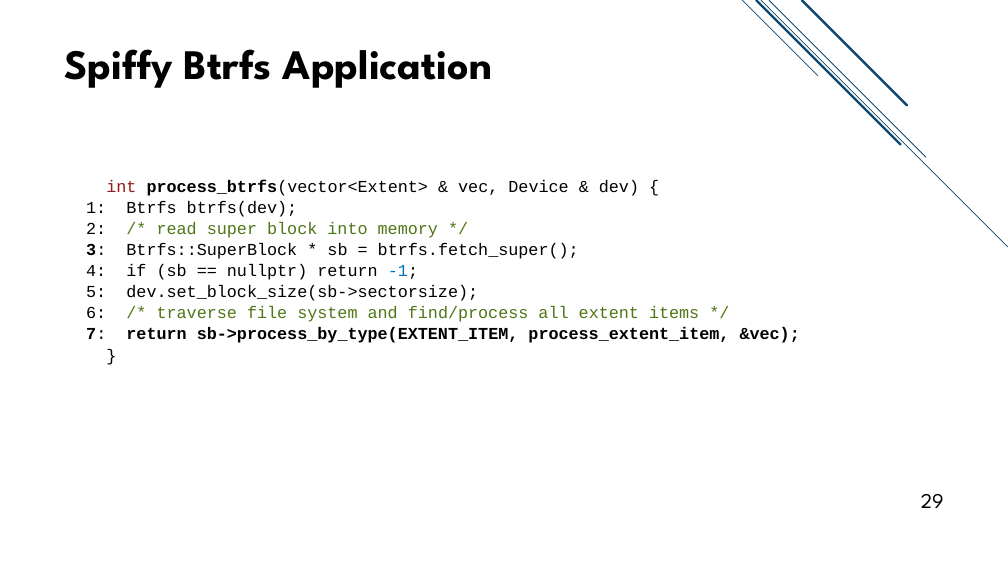
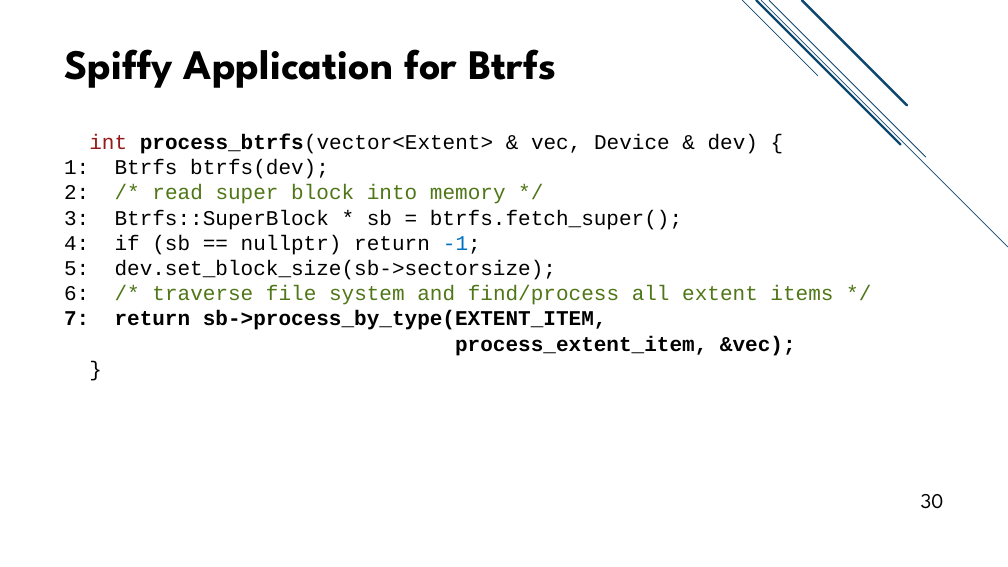
Before and after one commit to jacksun007/spiffy-paper, a slide deck: slide 30 of talk/spiffy_talk.pptx (slide 29 before the commit). Drawn at 1008x567 pixels with LibreOffice and Linux fonts; fonts in the diff are those of the drawing. Boxes give left, top, right and bottom in pixels: in the first picture for what was removed or moved away, otherwise in the second. Text is boxed around its words. In the diff, an @@ line names an element or a change of style, - is before the commit and + after.

Commit message:
updated slides to increase code font size and unify look of graphics

```diff
--- a/talk/spiffy_talk.pptx
+++ b/talk/spiffy_talk.pptx
@@ title at box(64, 49, 556, 88): text changed @@
-Spiffy Btrfs Application
+Spiffy Application for Btrfs
@@ text "int process_btrfs(vector<Extent> & vec, Device ...": place and size @@
-text "int process_btrfs(vector<Extent> & vec, Device ..." at box(86, 180, 800, 343)
+text "int process_btrfs(vector<Extent> & vec, Device ..." at box(64, 134, 833, 356)
@@ text "int process_btrfs(vector<Extent> & vec, Device ..." at box(64, 134, 833, 356): size 16 to 20 pt; bold off in "3:"; bold on in "7:"; line spacing 20pt to 1 @@
@@ page number at box(921, 494, 944, 509): text changed @@
-29
+30
```
Also in this commit, not shown: 21 other slides changed, 2 slides added, 1 other file.
